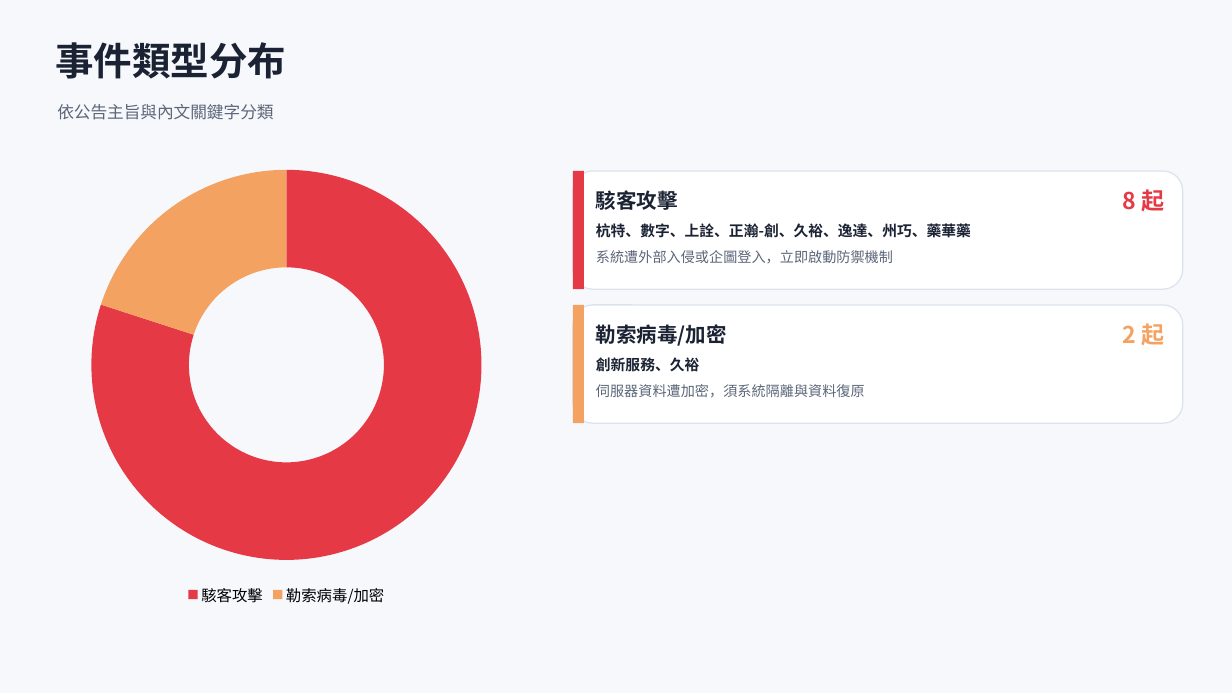
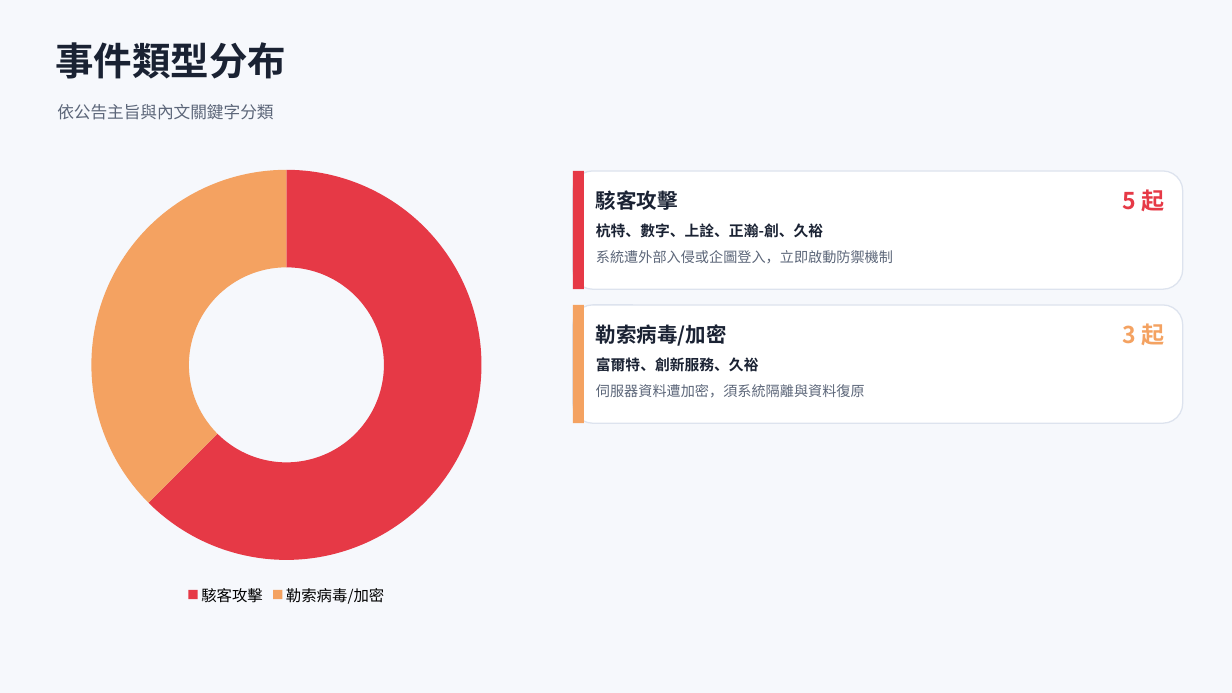
Before and after one commit to Johnnylin77/mops-isec-monitor, a slide deck: slide 3 of 資安事件因應分析.pptx. Drawn at 1232x693 pixels with LibreOffice and Linux fonts; fonts in the diff are those of the drawing. Boxes give left, top, right and bottom in pixels: in the first picture for what was removed or moved away, otherwise in the second. Text is boxed around its words. In the diff, an @@ line names an element or a change of style, - is before the commit and + after.

```diff
--- a/資安事件因應分析.pptx
+++ b/資安事件因應分析.pptx
@@ doughnut chart at (x1=46, y1=157, x2=527, y2=610) @@
@@ Series 1, 駭客攻擊: 80 to 62 @@
@@ Series 1, 勒索病毒/加密: 20 to 38 @@
@@ text at (x1=1122, y1=189, x2=1164, y2=211): text changed @@
-8 起
+5 起
@@ text at (x1=596, y1=223, x2=823, y2=238): text changed @@
-杭特、數字、上詮、正瀚-創、久裕、逸達、州巧、藥華藥
+杭特、數字、上詮、正瀚-創、久裕
@@ text at (x1=1122, y1=323, x2=1164, y2=345): text changed @@
-2 起
+3 起
@@ text at (x1=596, y1=357, x2=759, y2=372): text changed @@
-創新服務、久裕
+富爾特、創新服務、久裕
```
Also in this commit, not shown: 5 other slides changed, 1 slide removed, 2 other files.
